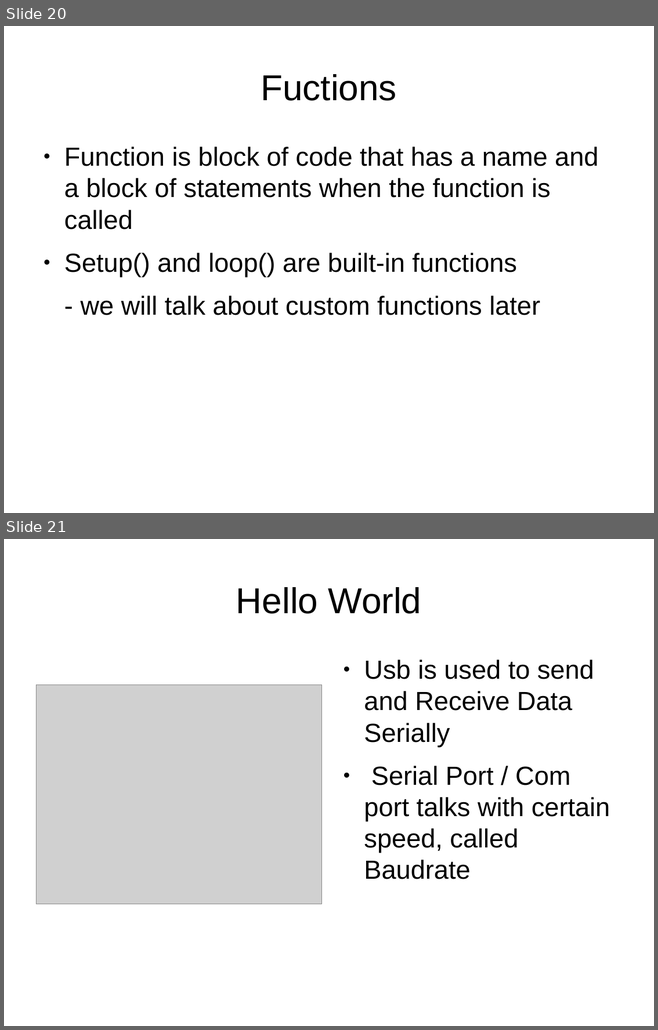
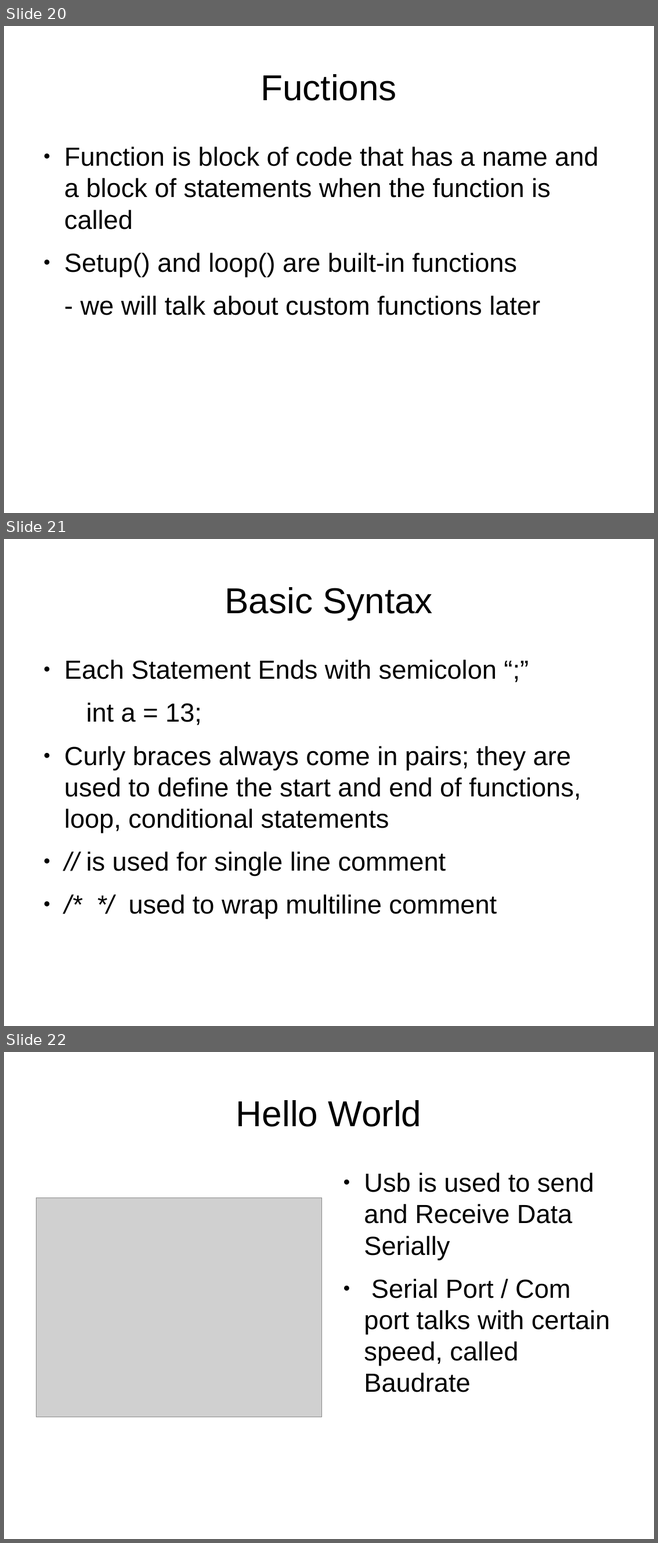
Before and after one commit to anilkunchalaece/LearnIt, a slide deck: Arduino/DayOne.odp. Shown one above the other, each under a label of ours: slides 20 and 21 before the commit, slides 20, 21 and 22 after it. The pictures are 658x1030 and 658x1543 pixels, drawn with LibreOffice and Linux fonts; fonts in the diff are those of the drawing; grey boxes stand for pictures. Boxes give left, top, right and bottom in pixels: in the first picture for what was removed or moved away, otherwise in the second. Text is boxed around its words. In the diff, an @@ line names an element or a change of style, - is before the commit and + after.

```diff
--- a/Arduino/DayOne.odp
+++ b/Arduino/DayOne.odp
@@ slide 21 added at bbox=[4, 539, 654, 1026], background #FFFFFF @@
@@ title added at bbox=[224, 587, 433, 620], 44 pt, text #000000 @@
+Basic Syntax
@@ text added at bbox=[64, 660, 581, 919], 32 pt, text #000000 @@
+● Each Statement Ends with semicolon “;”
+int a = 13;
+● Curly braces always come in pairs; they are used to define the start and end of functions, loop, conditional statements
+● // is used for single line comment
+● /* */ used to wrap multiline comment
@@ what was slide 21 is now slide 22 @@
```
Also in this commit, not shown: 5 other slides added, 7 other files.
